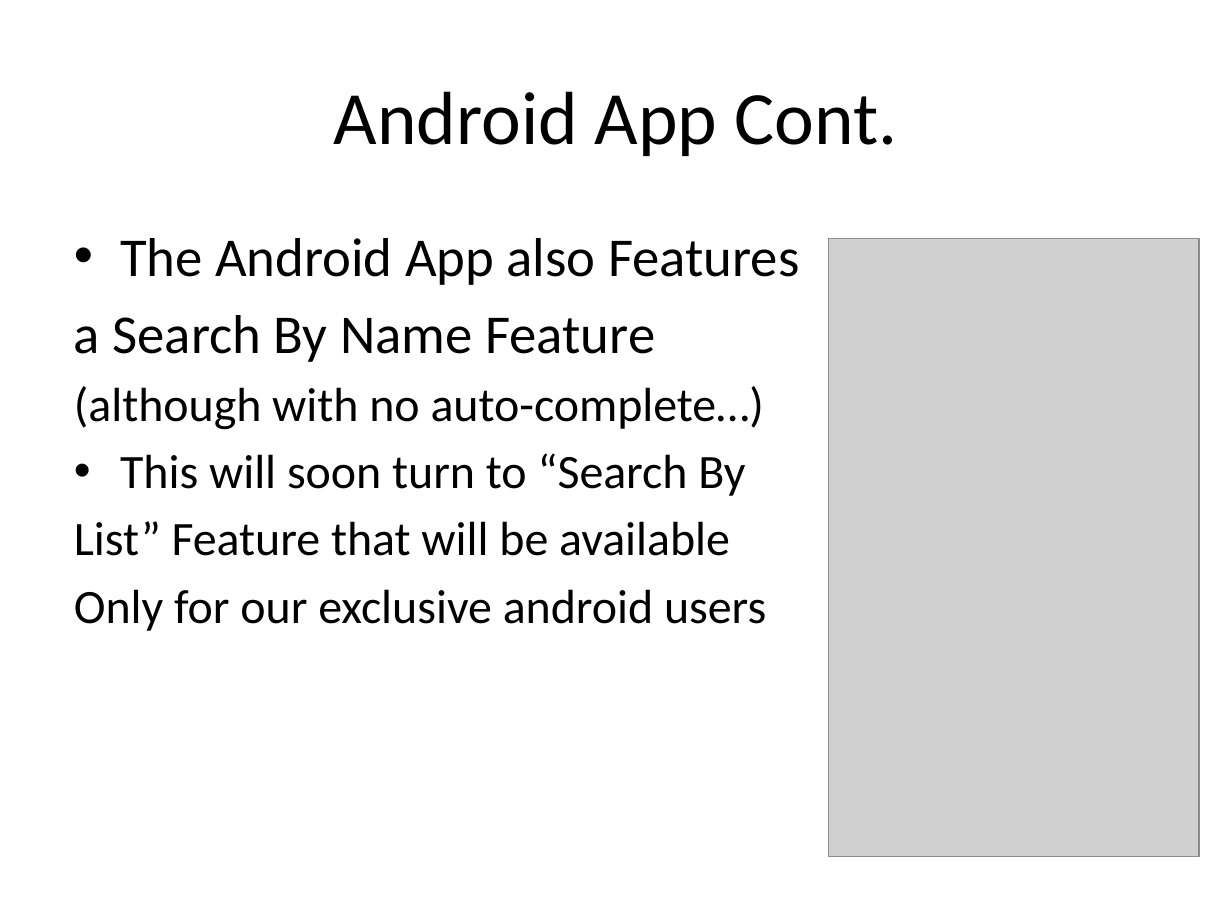
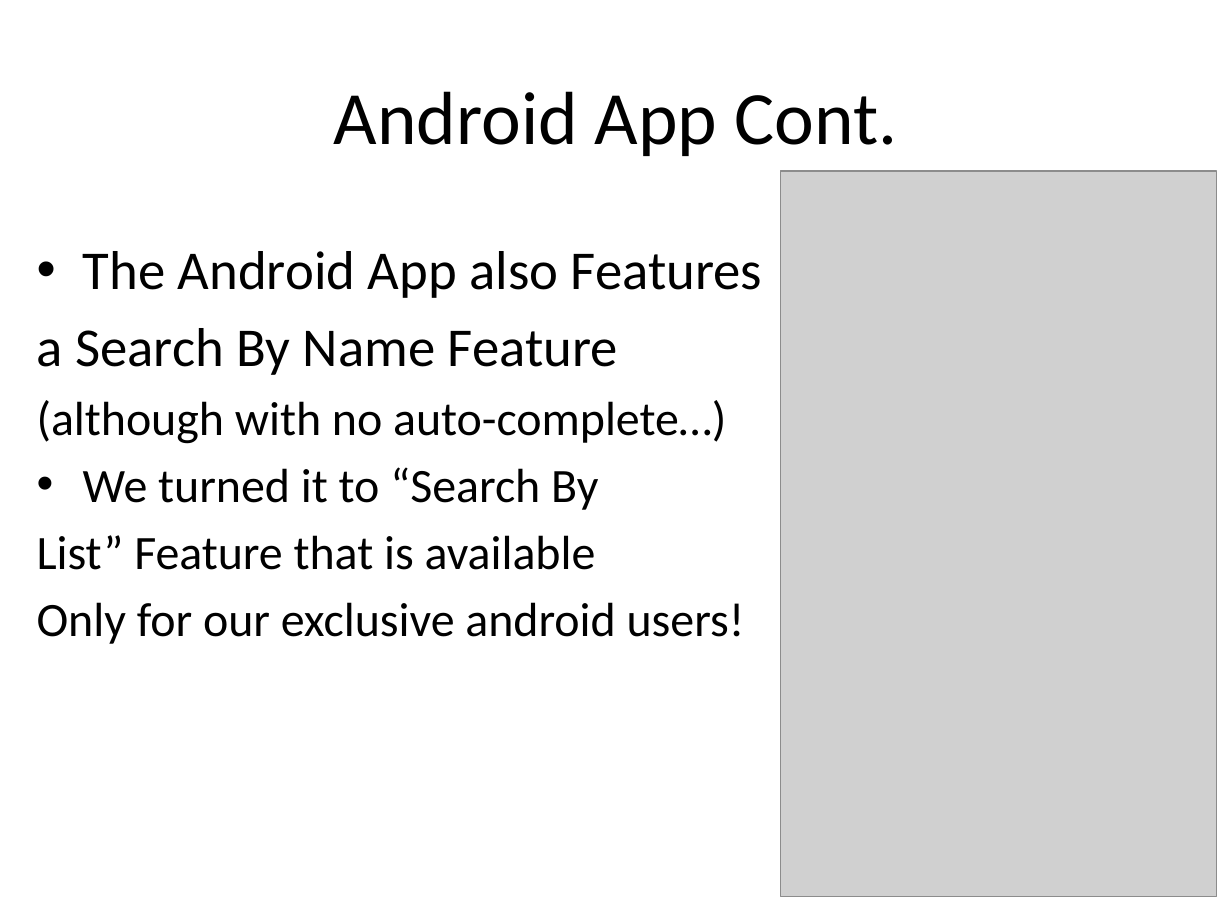
Before and after one commit to igoros/Drunk-Home, a slide deck: slide 4 of SRS/ms4pres.pptx. Drawn at 1232x924 pixels with LibreOffice and Linux fonts; fonts in the diff are those of the drawing; grey boxes stand for pictures. Boxes give left, top, right and bottom in pixels: in the first picture for what was removed or moved away, otherwise in the second. Text is boxed around its words. In the diff, an @@ line names an element or a change of style, - is before the commit and + after.

```diff
--- a/SRS/ms4pres.pptx
+++ b/SRS/ms4pres.pptx
@@ picture: place and size @@
-picture at box(828, 239, 1199, 856)
+picture at box(781, 171, 1217, 897)
@@ text "The Android App also Features": place and size @@
-text "The Android App also Features" at box(74, 238, 799, 631)
+text "The Android App also Features" at box(37, 251, 762, 644)
@@ text at box(37, 467, 745, 644): text changed @@
-• This will soon turn to “Search By
-List” Feature that will be available
-Only for our exclusive android users
+• We turned it to “Search By
+List” Feature that is available
+Only for our exclusive android users!
```
Also in this commit, not shown: 1 slide added.
